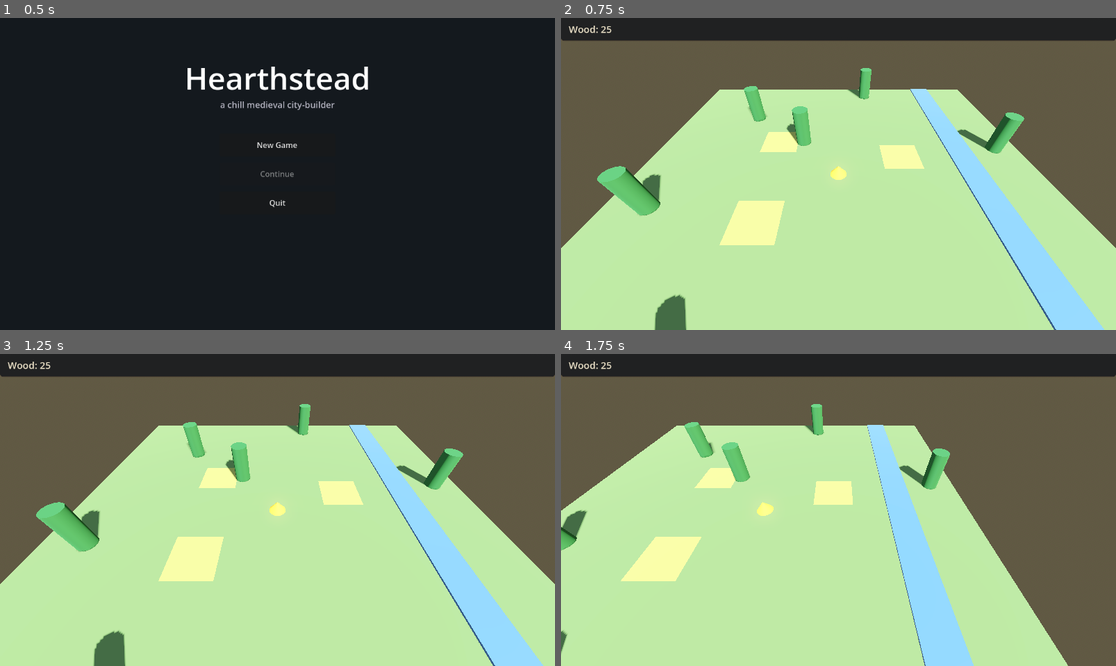
Above: before the commit, frames 1-4 (two rows, left to right).
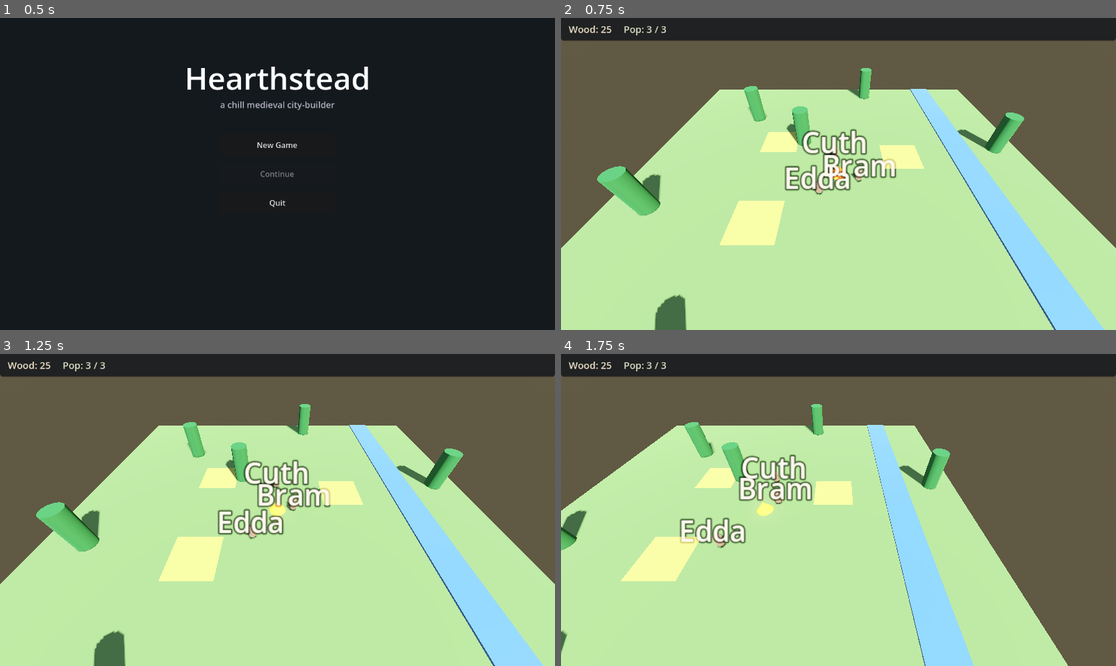
Above: after the commit, the same moments.

Repository: Pallarran/Myfirstgame
Game: Godot game, scene res://scenes/main_menu.tscn
Same seed, same stepped clock (60 frames per second), same inputs: the game is played once before the commit and once after it.
Inputs (mouse positions are in pixels of both pictures, inside the frame that each line leads up to):
- Up to frame 1 (0.5 s): no input
- Up to frame 2 (0.75 s): click "New Game" at 0.5 s
- Up to frame 3 (1.25 s): no input
- Up to frame 4 (1.75 s): tap Enter at 1.25 s; move the mouse to (960, 494) at 1.27 s; hold D from 1.28 s (still down); click (960, 494) at 1.42 s

Frame 1 is identical in both runs. In frame 2, 2.2% of the frame differs, in the area x 11-61%, y 2-57%; in frame 3, 2.3%, in the area x 11-60%, y 2-60%; in frame 4, 2.3%.

Commit message:
Milestone C-1: starter villagers wander, population in TopBar
Adds the cozy-aliveness layer in its simplest possible form: three named
villagers spawn near the campfire and wander on direct-movement AI (no
pathfinding yet — they just pick random nearby points and walk to them).

- scenes/villagers/villager.tscn + scripts/villager.gd: placeholder
  capsule body with a billboarded Label3D name above the head. Wander
  AI picks random points within ~10 units of spawn, walks at 1.5 u/s,
  pauses 1-3.5s between legs. Map-half-extent clamp keeps them on map.
- world.gd: spawns Bram/Edda/Cuth on _ready by instancing villager.tscn
  into a new Villagers Node3D in world.tscn.
- game_state.gd: current_population/max_population tracking with
  add_villager() and add_housing() (the latter will be called from
  world.gd when a Tent finishes building — chunk C-2). Constants for
  CAMPFIRE_HOUSING (3), TENT_HOUSING (2), POPULATION_HARD_CAP (8).
- event_bus.gd: new population_changed(current, max) signal.
- top_bar.gd + top_bar.tscn: second label showing "Pop: 3 / 3", seeds
  itself from GameState on _ready and listens for population_changed.

Co-Authored-By: Claude Opus 4.7 (1M context) <noreply@anthropic.com>

Diff:
--- /dev/null
+++ b/project/scenes/villagers/villager.tscn
@@ -0,0 +1,31 @@
+[gd_scene load_steps=4 format=3]
+
+[ext_resource type="Script" path="res://scripts/villager.gd" id="1_villager"]
+
+[sub_resource type="CapsuleMesh" id="Cap_body"]
+radius = 0.25
+height = 1.0
+
+[sub_resource type="StandardMaterial3D" id="Mat_body"]
+albedo_color = Color(0.55, 0.45, 0.35, 1)
+roughness = 0.9
+
+[node name="Villager" type="Node3D"]
+script = ExtResource("1_villager")
+
+[node name="Body" type="MeshInstance3D" parent="."]
+transform = Transform3D(1, 0, 0, 0, 1, 0, 0, 0, 1, 0, 0.5, 0)
+mesh = SubResource("Cap_body")
+material_override = SubResource("Mat_body")
+
+[node name="NameLabel" type="Label3D" parent="."]
+transform = Transform3D(1, 0, 0, 0, 1, 0, 0, 0, 1, 0, 1.35, 0)
+billboard = 1
+no_depth_test = true
+fixed_size = true
+pixel_size = 0.005
+text = "Villager"
+font_size = 28
+outline_size = 6
+modulate = Color(0.98, 0.96, 0.88, 1)
+outline_modulate = Color(0, 0, 0, 0.7)
--- a/project/scenes/world.tscn
+++ b/project/scenes/world.tscn
@@ -133,6 +133,8 @@
 [node name="Plot3" parent="BuildPlots" instance=ExtResource("4_plot")]
 transform = Transform3D(1, 0, 0, 0, 1, 0, 0, 0, 1, 5, 0, -2)
 
+[node name="Villagers" type="Node3D" parent="."]
+
 [node name="HUD" type="CanvasLayer" parent="."]
 
 [node name="TopBar" parent="HUD" instance=ExtResource("3_topbar")]
--- a/project/scripts/event_bus.gd
+++ b/project/scripts/event_bus.gd
@@ -14,3 +14,7 @@
 # --- Resources -----------------------------------------------------------
 @warning_ignore("unused_signal")
 signal wood_changed(new_amount: int)
+
+# --- Population ----------------------------------------------------------
+@warning_ignore("unused_signal")
+signal population_changed(current_pop: int, max_pop: int)
--- a/project/scripts/game_state.gd
+++ b/project/scripts/game_state.gd
@@ -8,6 +8,8 @@
 # Registered as an autoload (see project.godot [autoload] section). Globally
 # accessible as `GameState.wood`, `GameState.spend_wood(20)`, etc.
 extends Node
+
+# --- Wood ----------------------------------------------------------------
 
 const STARTING_WOOD: int = 25  # enough for one Tent at the current cost
 
@@ -28,3 +30,29 @@
 
 func can_afford_wood(amount: int) -> bool:
 	return wood >= amount
+
+# --- Population ----------------------------------------------------------
+
+# The Campfire houses the starting villagers; each Tent adds TENT_HOUSING.
+# Hard cap of 8 matches VERTICAL_SLICE_PRD §2.
+const STARTING_POPULATION: int = 3
+const CAMPFIRE_HOUSING: int = 3
+const TENT_HOUSING: int = 2
+const POPULATION_HARD_CAP: int = 8
+
+var current_population: int = STARTING_POPULATION
+var max_population: int = CAMPFIRE_HOUSING
+
+# Returns true if a new villager could be housed.
+func add_villager() -> bool:
+	if current_population >= max_population or current_population >= POPULATION_HARD_CAP:
+		return false
+	current_population += 1
+	EventBus.population_changed.emit(current_population, max_population)
+	return true
+
+func add_housing(amount: int) -> void:
+	if amount <= 0:
+		return
+	max_population = min(POPULATION_HARD_CAP, max_population + amount)
+	EventBus.population_changed.emit(current_population, max_population)
--- a/project/scripts/top_bar.gd
+++ b/project/scripts/top_bar.gd
@@ -6,10 +6,16 @@
 extends Control
 
 @onready var _wood_label: Label = $Panel/Margin/HBox/WoodLabel
+@onready var _pop_label: Label = $Panel/Margin/HBox/PopLabel
 
 func _ready() -> void:
 	EventBus.wood_changed.connect(_on_wood_changed)
+	EventBus.population_changed.connect(_on_population_changed)
 	_on_wood_changed(GameState.wood)
+	_on_population_changed(GameState.current_population, GameState.max_population)
 
 func _on_wood_changed(new_amount: int) -> void:
 	_wood_label.text = "Wood: %d" % new_amount
+
+func _on_population_changed(current_pop: int, max_pop: int) -> void:
+	_pop_label.text = "Pop: %d / %d" % [current_pop, max_pop]
--- /dev/null
+++ b/project/scripts/villager.gd
@@ -0,0 +1,53 @@
+# A single villager.
+#
+# Wanders around their spawn point on simple direct-movement AI — no
+# pathfinding, no obstacle avoidance. Picks a random nearby ground point,
+# walks there, pauses, picks another. Good enough for "the camp feels
+# alive" until real jobs land in Milestone D.
+#
+# Configure via the @export `villager_name` BEFORE adding to the scene
+# tree so the floating Label3D shows the right name on _ready.
+extends Node3D
+
+@export var villager_name: String = "Unknown"
+@export var walk_speed: float = 1.5
+@export var wander_radius: float = 10.0
+
+# Pause range between wander legs, in seconds.
+const PAUSE_RANGE: Vector2 = Vector2(1.0, 3.5)
+# Stay inside roughly the playable area so villagers don't drift off the map.
+const MAP_HALF_EXTENT: float = 13.0
+
+var _target: Vector3
+var _pause_remaining: float = 0.0
+var _spawn_origin: Vector3
+
+@onready var _name_label: Label3D = $NameLabel
+
+func _ready() -> void:
+	_spawn_origin = position
+	_name_label.text = villager_name
+	_pick_new_target()
+
+func _process(delta: float) -> void:
+	if _pause_remaining > 0.0:
+		_pause_remaining -= delta
+		return
+	var to_target: Vector3 = _target - position
+	to_target.y = 0.0
+	if to_target.length() < 0.15:
+		_pause_remaining = randf_range(PAUSE_RANGE.x, PAUSE_RANGE.y)
+		_pick_new_target()
+		return
+	var direction: Vector3 = to_target.normalized()
+	position += direction * walk_speed * delta
+	# Face the direction of travel so the placeholder body visibly turns.
+	var look_target: Vector3 = position + direction
+	look_at(Vector3(look_target.x, position.y, look_target.z), Vector3.UP)
+
+func _pick_new_target() -> void:
+	var angle: float = randf() * TAU
+	var radius: float = randf_range(2.0, wander_radius)
+	_target = _spawn_origin + Vector3(cos(angle) * radius, 0.0, sin(angle) * radius)
+	_target.x = clamp(_target.x, -MAP_HALF_EXTENT, MAP_HALF_EXTENT)
+	_target.z = clamp(_target.z, -MAP_HALF_EXTENT, MAP_HALF_EXTENT)
--- a/project/scripts/world.gd
+++ b/project/scripts/world.gd
@@ -12,7 +12,19 @@
 const MAIN_MENU_PATH: String = "res://scenes/main_menu.tscn"
 const DEBUG_WOOD_DELTA: int = 5
 
+const VILLAGER_SCENE: PackedScene = preload("res://scenes/villagers/villager.tscn")
+
+# Starter villagers (per VERTICAL_SLICE_PRD.md: 3 pre-named villagers at game
+# start). Positions cluster around the campfire; the wandering AI will spread
+# them out from there on its own.
+const STARTER_VILLAGERS: Array = [
+	{"name": "Bram", "position": Vector3(1.5, 0.0, 0.8)},
+	{"name": "Edda", "position": Vector3(-1.2, 0.0, 1.5)},
+	{"name": "Cuth", "position": Vector3(-0.4, 0.0, -1.8)},
+]
+
 @onready var _plots_root: Node3D = $BuildPlots
+@onready var _villagers_root: Node3D = $Villagers
 @onready var _build_menu: Control = $HUD/BuildMenu
 
 func _ready() -> void:
@@ -20,6 +32,14 @@
 	for plot in _plots_root.get_children():
 		if plot.has_signal("clicked"):
 			plot.clicked.connect(_on_plot_clicked)
+	for data in STARTER_VILLAGERS:
+		_spawn_villager(data["name"], data["position"])
+
+func _spawn_villager(villager_name: String, spawn_position: Vector3) -> void:
+	var villager: Node3D = VILLAGER_SCENE.instantiate()
+	villager.position = spawn_position
+	villager.villager_name = villager_name
+	_villagers_root.add_child(villager)
 
 func _unhandled_input(event: InputEvent) -> void:
 	if not (event is InputEventKey and event.pressed and not event.echo):
--- a/project/ui/top_bar.tscn
+++ b/project/ui/top_bar.tscn
@@ -46,3 +46,9 @@
 text = "Wood: 0"
 theme_override_font_sizes/font_size = 20
 theme_override_colors/font_color = Color(0.92, 0.88, 0.78, 1)
+
+[node name="PopLabel" type="Label" parent="Panel/Margin/HBox"]
+layout_mode = 2
+text = "Pop: 0 / 0"
+theme_override_font_sizes/font_size = 20
+theme_override_colors/font_color = Color(0.85, 0.88, 0.78, 1)
Not shown, changed: CLAUDE.md
